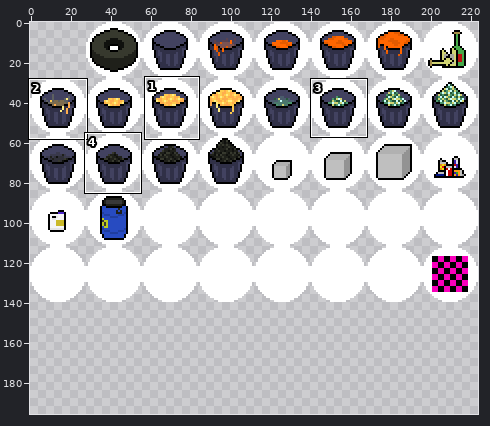
File history of a sprite sheet, assets/itemsbubbles.png. The picture above shows the old version from afar; the outline marks the close-up.
Close-up. Before the commit:
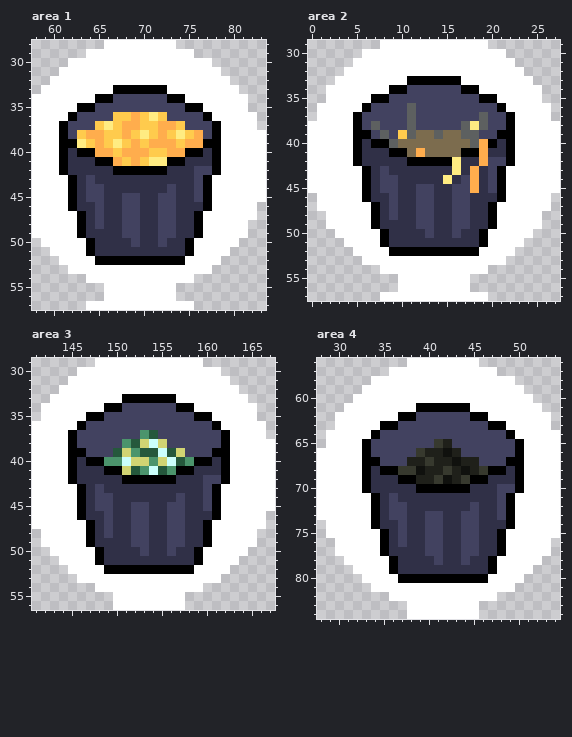
The file is 224x140 pixels. Colours within 5 levels of each other are drawn and written as one. Shown: area 1: x 58..83, y 28..57; area 2: x 0..27, y 29..57; area 3: x 141..167, y 29..56; area 4: x 28..54, y 56..84. The old version is drawn lined up with the new one, on the new canvas. The commit also changed other parts of the picture, which this record leaves out.
The result:
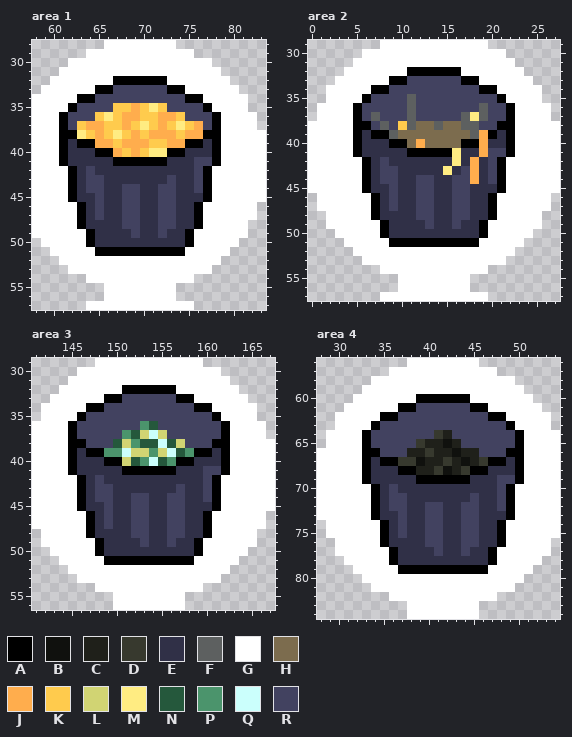
Palette (. is transparent): A #000000  B #10110e  C #1f201a  D #37392e  E #303047  F #5d6060  G #ffffff  H #7c6c4e  J #ffad4d  K #ffcb4d  L #d1d473  M #ffec82  N #25583c  P #4b946c  Q #cbfffc  R #424260
Changes in this commit:
canvas 224x140 -> 224x196
Changed rows in their new state; - is an unchanged pixel.
Area 1:
first column x 61:
32 ------AAAAAA------
33 ----AARRRRRRAA----
34 --AARR------RRAA--
35 -ARR--KKJKMK--RRA-
36 AR--KM-J--KJJK--RA
37 --KJJK--KM--KMKJ--
38 -AMK--MKJKJ-JKJ-A-
39 -EAA-JKJ-JKK-JAAE-
40 --EEAAJK-KMMAAEE--
41 ----EEAAAAAAEE-RR-
42 GA-R--EEEEEE----AG
43 ----R-------R-----
44 -------RR--R------
45 ---E-----------E--
46 -GA------------AG-
48 ----E-------------
49 --GA---E----E-AG--
50 --------E--E------
51 ---GAAAAAAAAAAG---
52 ----GGGGGGGGGG----
Area 2:
first column x 5:
32 ------AAAAAA------
33 ----AARRRRRRAA----
34 --AARR------RRAA--
35 -ARR--F-------RRA-
36 AR------------F-RA
37 --F---------FM----
38 -ARF-K-HHFHH-FR-A-
39 -EAAFHH--H--H-JAE-
40 --EEAA-J----AA-E--
41 ----EEAAAAAMEE-RR-
42 GA-R--EEEEE--JE-AG
43 ----R-----MER-----
44 -------RR-ER------
45 ---E---------E-E--
46 -GA------------AG-
48 ----E-------------
49 --GA---E----E-AG--
50 --------E--E------
51 ---GAAAAAAAAAAG---
52 ----GGGGGGGGGG----
Area 3:
first column x 145:
32 ------AAAAAA------
33 ----AARRRRRRAA----
34 --AARR------RRAA--
35 -ARR----------RRA-
36 AR------PN------RA
37 ------PNLQL-------
38 -A---NLPNNQNL---A-
39 -EAAPPQLLPLQNPAAE-
40 --EEAALNPQNPAAEE--
41 ----EEAAAAAAEE-RR-
42 GA-R--EEEEEE----AG
43 ----R-------R-----
44 -------RR--R------
45 ---E-----------E--
46 -GA------------AG-
48 ----E-------------
49 --GA---E----E-AG--
50 --------E--E------
51 ---GAAAAAAAAAAG---
52 ----GGGGGGGGGG----
Area 4:
first column x 33:
60 ------AAAAAA------
61 ----AARRRRRRAA----
62 --AARR------RRAA--
63 -ARR----------RRA-
64 AR------DC------RA
65 ------DCCBC-------
66 -A---CCD-CBCC---A-
67 -EAADDBC-DCB-DAAE-
68 --EEAAC-DB-DAAEE--
69 ----EEAAAAAAEE-RR-
70 GA-R--EEEEEE----AG
71 ----R-------R-----
72 -------RR--R------
73 ---E-----------E--
74 -GA------------AG-
76 ----E-------------
77 --GA---E----E-AG--
78 --------E--E------
79 ---GAAAAAAAAAAG---
80 ----GGGGGGGGGG----
